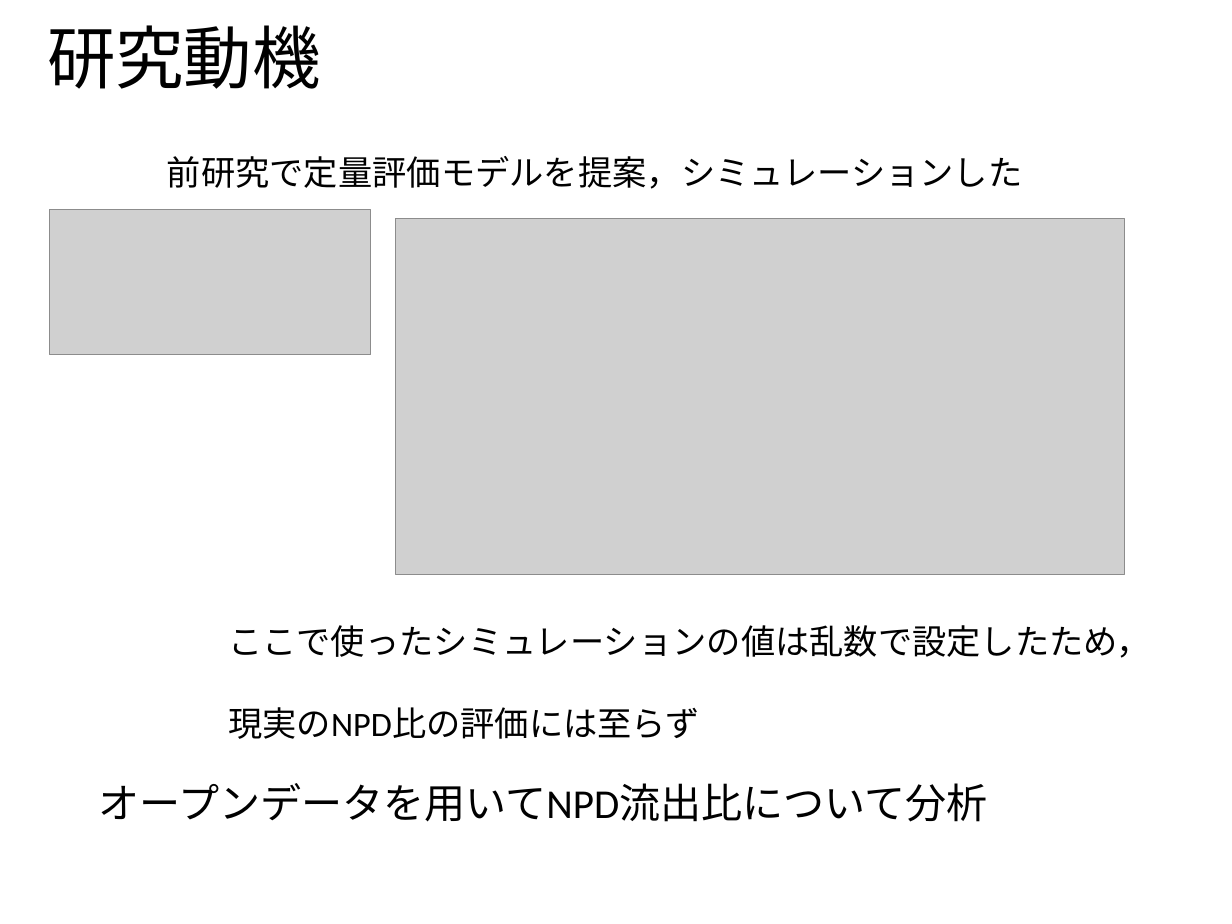
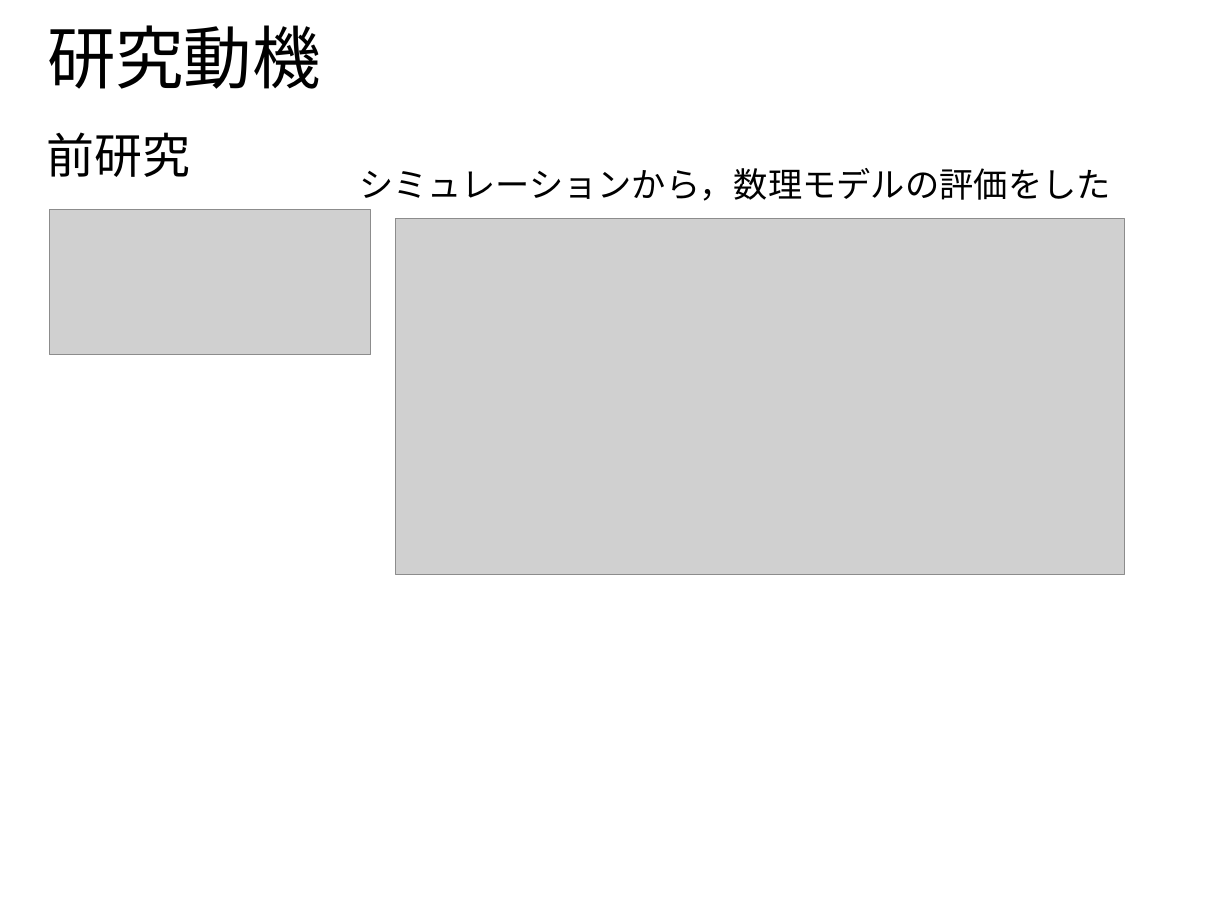
Before and after one commit to ao-megane/LplcOpenDataConverter, a slide deck: slide 8 of LplcOpenDataConverter/LplcOpenDataConverter/プレゼン/多地点カメラを用いた見守りサービスにおける第三者のプライバシデータ流出比の定量評価.pptx (slide 4 before the commit). Drawn at 1232x924 pixels with LibreOffice and Linux fonts; fonts in the diff are those of the drawing; grey boxes stand for pictures; background and template pictures are left out. Boxes give left, top, right and bottom in pixels: in the first picture for what was removed or moved away, otherwise in the second. Text is boxed around its words. In the diff, an @@ line names an element or a change of style, - is before the commit and + after.

```diff
--- a/LplcOpenDataConverter/LplcOpenDataConverter/プレゼン/多地点カメラを用いた見守りサービスにおける第三者のプライバシデータ流出比の定量評価.pptx
+++ b/LplcOpenDataConverter/LplcOpenDataConverter/プレゼン/多地点カメラを用いた見守りサービスにおける第三者のプライバシデータ流出比の定量評価.pptx
@@ text added at [47,132,191,177], 28 pt, text #000000 @@
+前研究
@@ text at [359,168,1111,201]: text changed @@
-前研究で定量評価モデルを提案，シミュレーションした
+シミュレーションから，数理モデルの評価をした
@@ text removed at [228,625,1150,739] @@
-ここで使ったシミュレーションの値は乱数で設定したため，
-現実のNPD比の評価には至らず
@@ text removed at [98,783,987,822] @@
-オープンデータを用いてNPD流出比について分析
```
Also in this commit, not shown: 18 other slides changed, 14 slides added, 2 other files.
